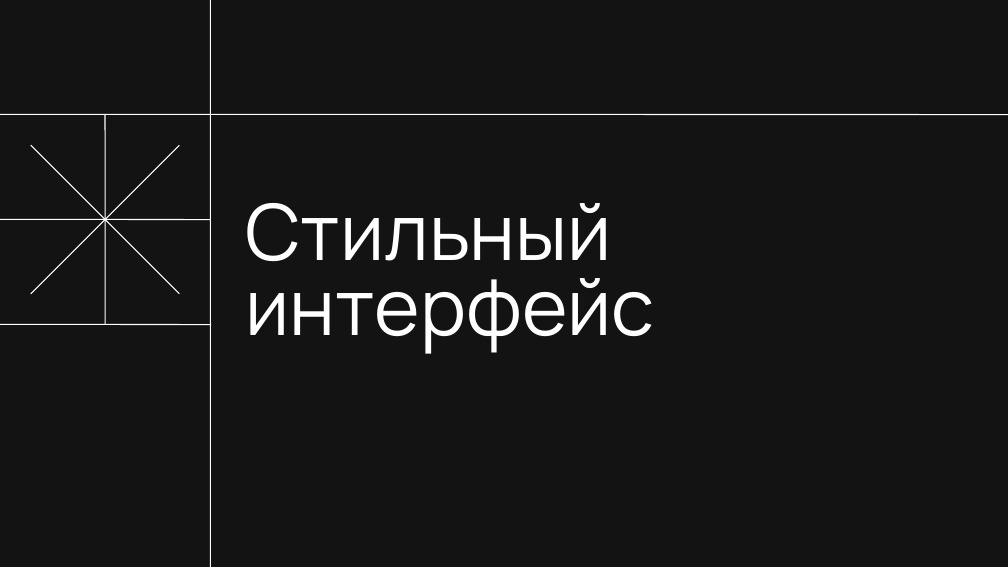
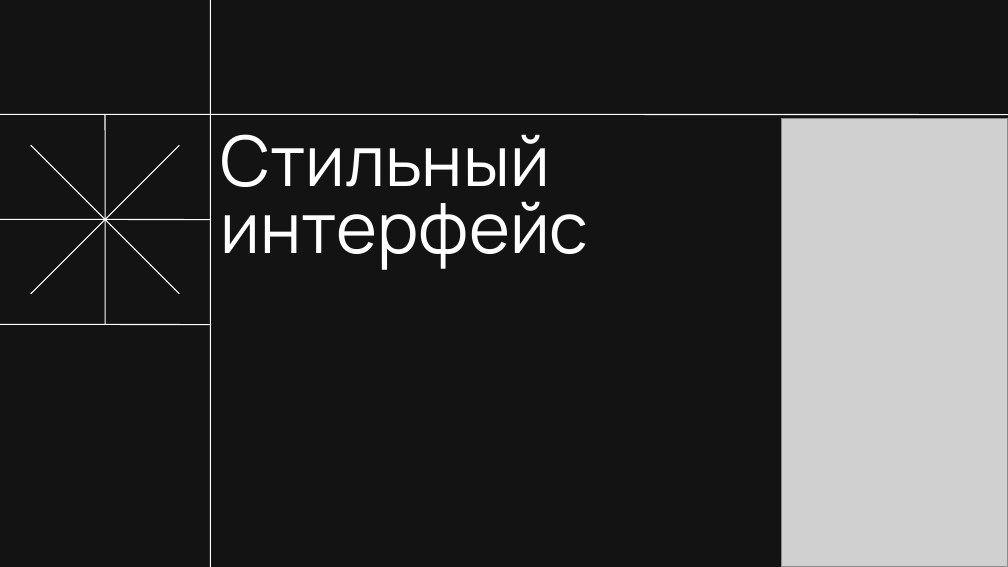
Before and after one commit to Polina-Shupikova/NPI, a slide deck: slide 8 of Советский кроссворд.pptx. Drawn at 1008x567 pixels with LibreOffice and Linux fonts; fonts in the diff are those of the drawing; grey boxes stand for pictures. Boxes give left, top, right and bottom in pixels: in the first picture for what was removed or moved away, otherwise in the second. Text is boxed around its words. In the diff, an @@ line names an element or a change of style, - is before the commit and + after.

```diff
--- a/Советский кроссворд.pptx
+++ b/Советский кроссворд.pptx
@@ title "Стильный интерфейс": place and size @@
-title "Стильный интерфейс" at [245,203,654,354]
+title "Стильный интерфейс" at [220,134,588,270]
@@ title "Стильный интерфейс" at [220,134,588,270]: size 55.5 to 50 pt @@
@@ picture added at [781,118,1008,566] @@
```
Also in this commit, not shown: 1 other slide changed, 1 slide added, 1 slide removed.
